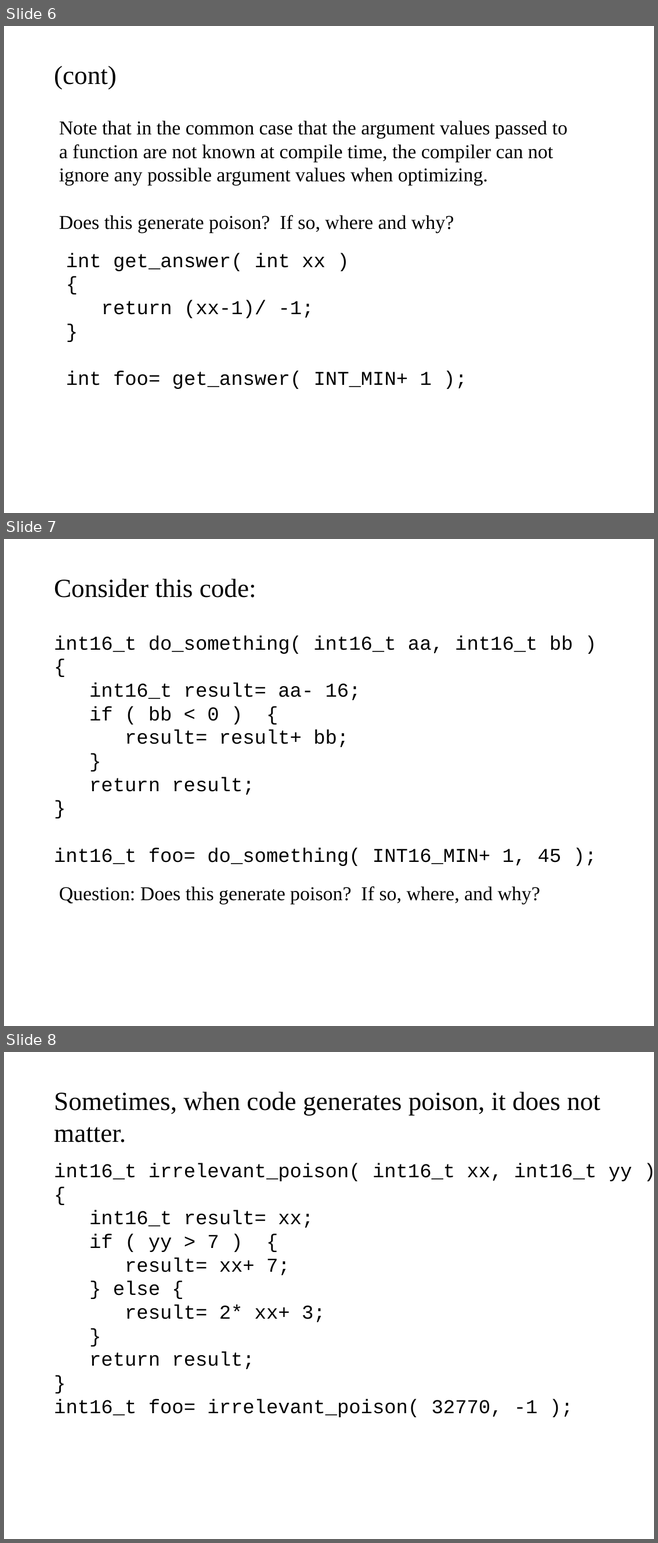
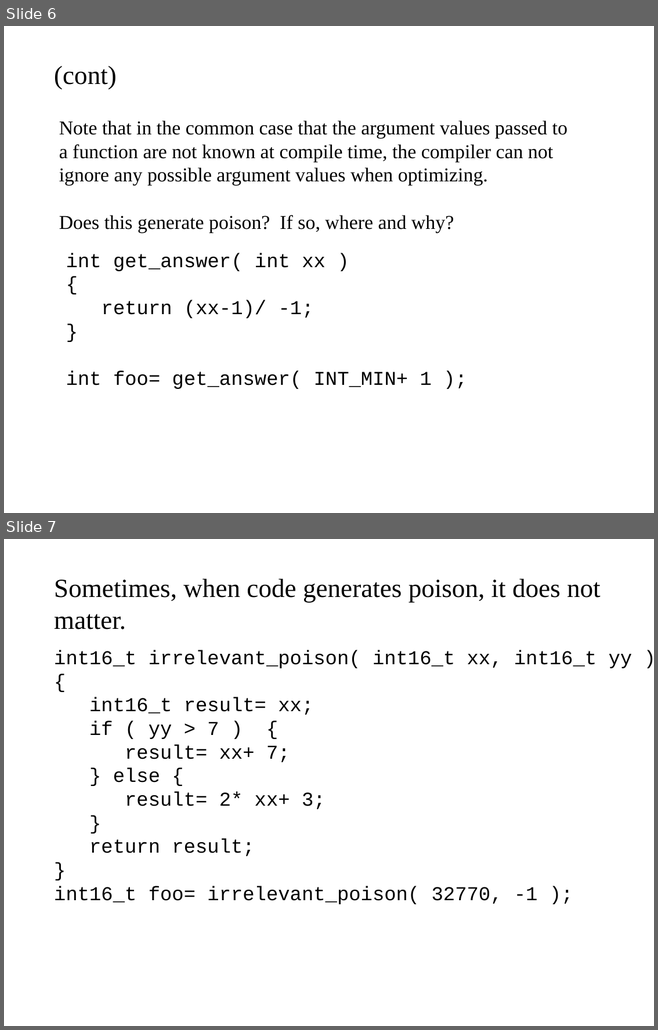
Before and after one commit to cschreiner/lli_undef_fix_admin, a slide deck: doc/poster/2015feb_grad_visit.draft.odp. Shown one above the other, each under a label of ours: slides 6, 7 and 8 before the commit, slides 6 and 7 after it. The pictures are 658x1543 and 658x1030 pixels, drawn with LibreOffice and Linux fonts; fonts in the diff are those of the drawing. Boxes give left, top, right and bottom in pixels: in the first picture for what was removed or moved away, otherwise in the second. Text is boxed around its words. In the diff, an @@ line names an element or a change of style, - is before the commit and + after.

```diff
--- a/doc/poster/2015feb_grad_visit.draft.odp
+++ b/doc/poster/2015feb_grad_visit.draft.odp
@@ slide 7 removed at box(4, 539, 654, 1026), background #FFFFFF @@
@@ text removed at box(54, 578, 256, 598) @@
-Consider this code:
@@ text removed at box(54, 635, 573, 866) @@
-int16_t do_something( int16_t aa, int16_t bb )
-{
-int16_t result= aa- 16;
-if ( bb < 0 ) {
-result= result+ bb;
-}
-return result;
-}
-int16_t foo= do_something( INT16_MIN+ 1, 45 );
@@ text removed at box(59, 886, 540, 904) @@
-Question: Does this generate poison? If so, where, and why?
@@ what was slide 8 is now slide 7 @@
```
Also in this commit, not shown: 1 slide changed, 1 other file.
